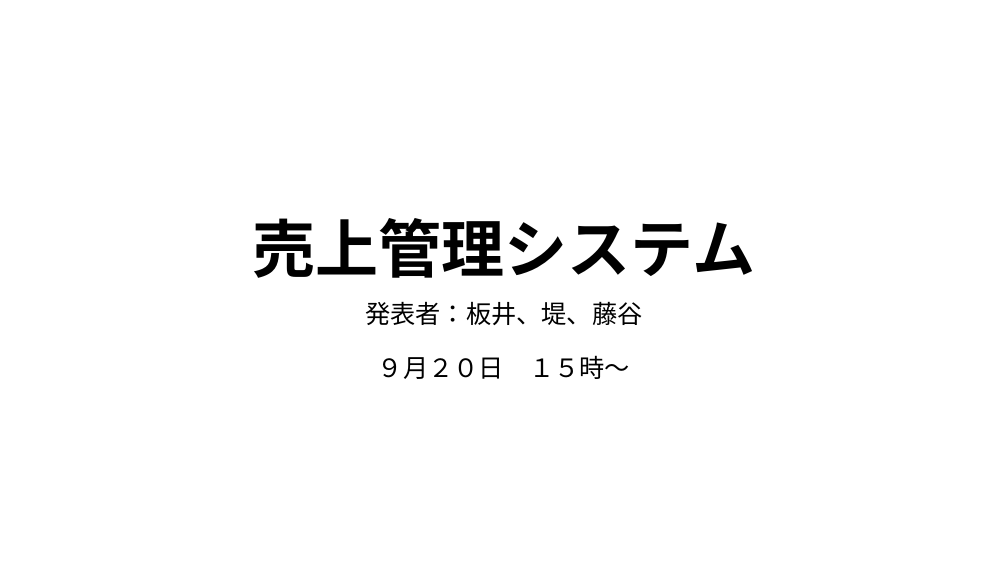
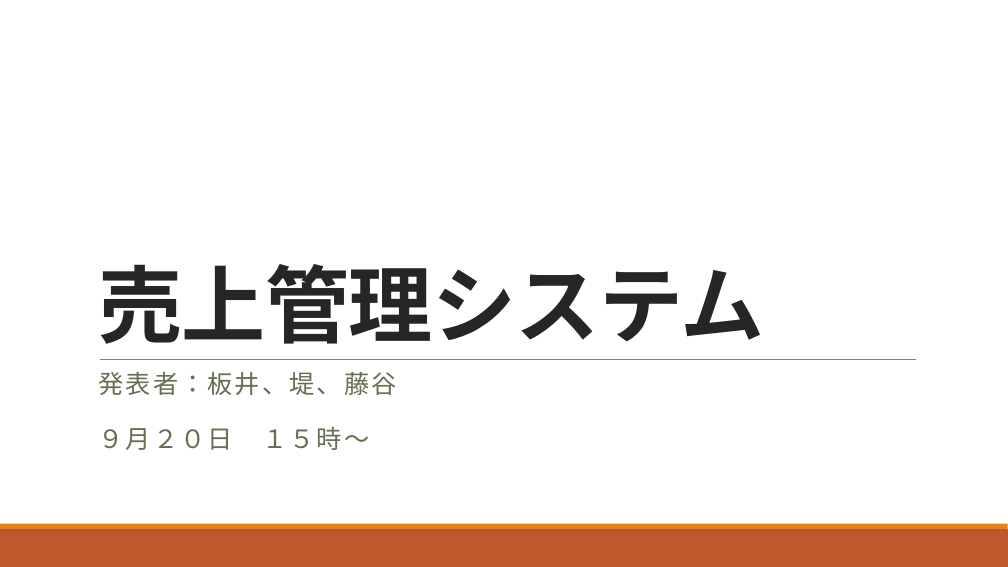
Before and after one commit to ivy239007/UG, a slide deck: slide 1 of プレゼン資料/Webアプリ開発発表資料藤谷 - コピー.pptx. Drawn at 1008x567 pixels with LibreOffice and Linux fonts; fonts in the diff are those of the drawing. Boxes give left, top, right and bottom in pixels: in the first picture for what was removed or moved away, otherwise in the second. Text is boxed around its words. In the diff, an @@ line names an element or a change of style, - is before the commit and + after.

```diff
--- a/プレゼン資料/Webアプリ開発発表資料藤谷 - コピー.pptx
+++ b/プレゼン資料/Webアプリ開発発表資料藤谷 - コピー.pptx
@@ title "売上管理システム": place and size @@
-title "売上管理システム" at [253,218,755,278]
+title "売上管理システム" at [98,264,764,344]
@@ title "売上管理システム" at [98,264,764,344]: size 60 to 80 pt, font Noto Sans CJK JP to Calibri, text colour #000000 to #262626, letter spacing 0 to -0.5 pt; alignment centre to left; line spacing 0.9 to 0.85 @@
@@ line added from (100, 359) to (917, 359), #808080 0.5 pt @@
@@ subtitle "発表者：板井、堤、藤谷 ９月２０日 １５時〜": place and size @@
-subtitle "発表者：板井、堤、藤谷 ９月２０日 １５時〜" at [365,301,642,379]
+subtitle "発表者：板井、堤、藤谷 ９月２０日 １５時〜" at [99,372,397,450]
@@ subtitle "発表者：板井、堤、藤谷 ９月２０日 １５時〜" at [99,372,397,450]: font Noto Sans CJK JP to Calibri, text colour #000000 to #637052, letter spacing 0 to 2 pt; alignment centre to left; more space between paragraphs @@
@@ rectangle added at [0,529,1008,567], fill #BD582C @@
@@ rectangle added at [0,524,1008,529], fill #E48312 @@
```
Also in this commit, not shown: 10 other slides changed, 1 other file.
